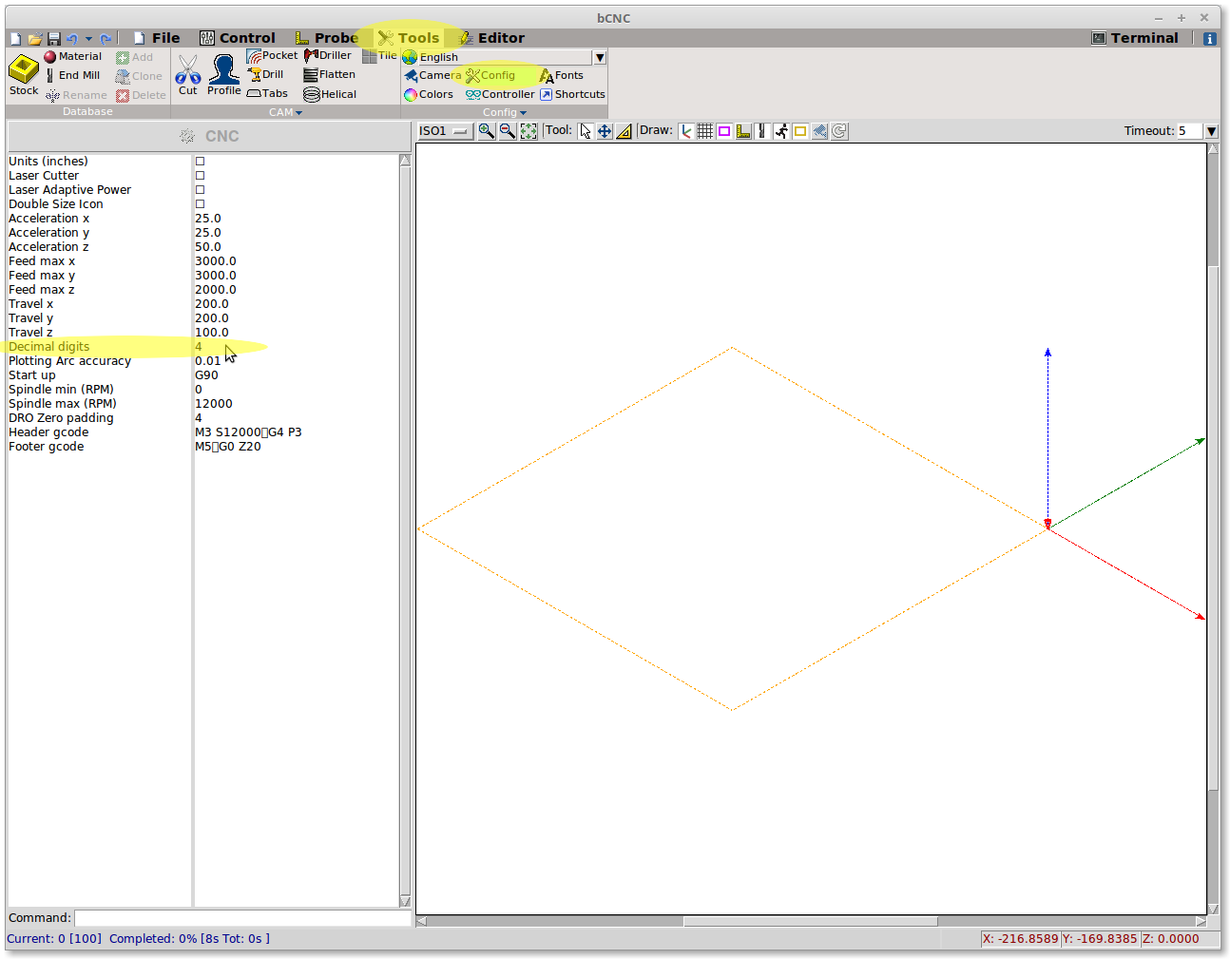
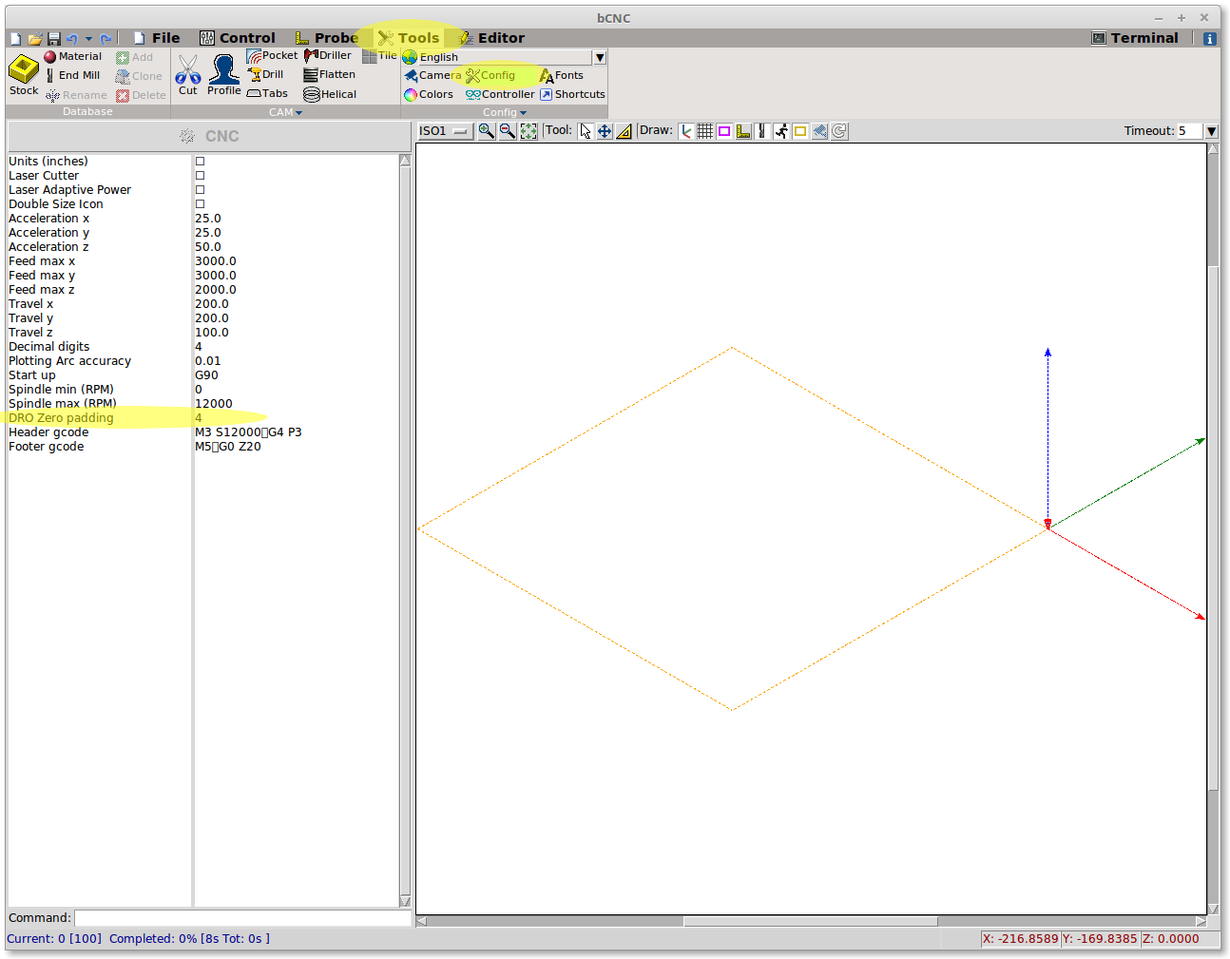
Layers edited between the first and the second 1230px x 959px image:
painted on "mark" over left=0, top=335, right=269, bottom=429
painted on "main tools" over left=224, top=343, right=239, bottom=365
